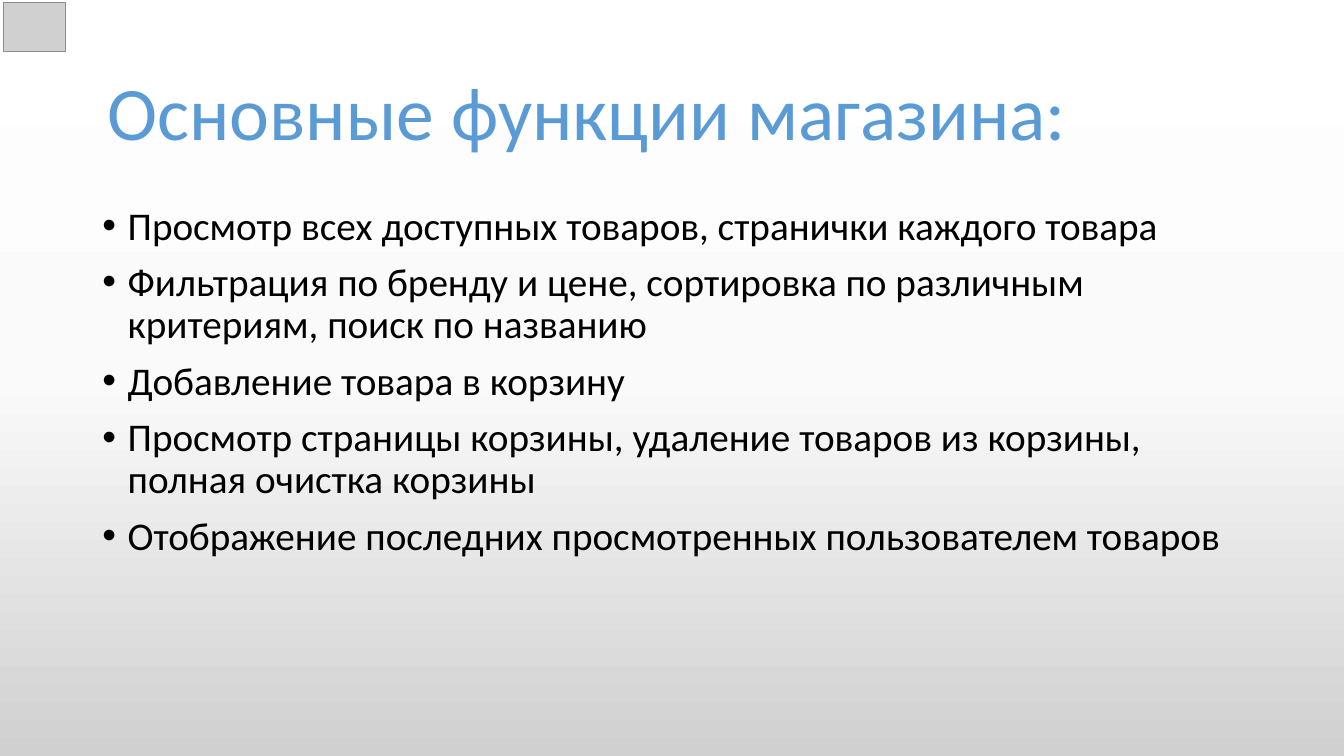
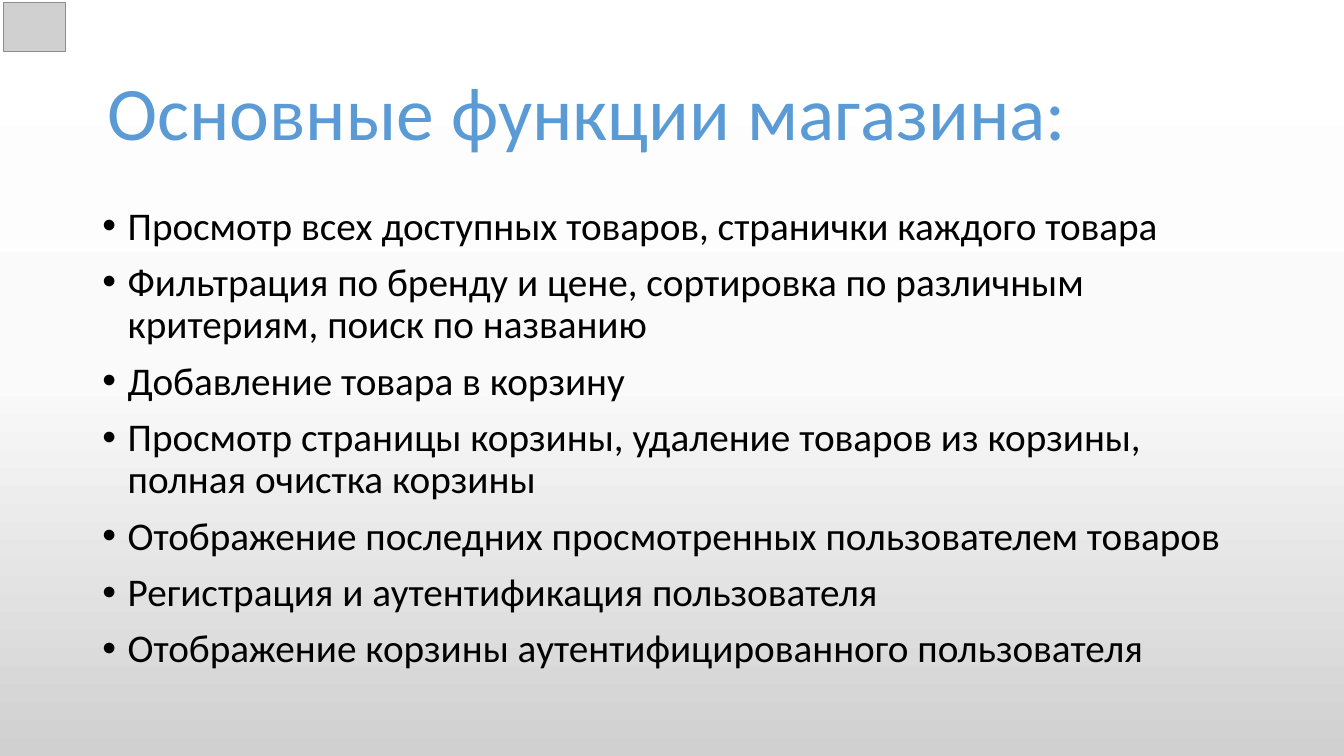
Before and after one commit to alexusievich/DemoProject, a slide deck: slide 5 of Project presentation.pptx. Drawn at 1344x756 pixels with LibreOffice and Linux fonts; fonts in the diff are those of the drawing; grey boxes stand for pictures. Boxes give left, top, right and bottom in pixels: in the first picture for what was removed or moved away, otherwise in the second. Text is boxed around its words. In the diff, an @@ line names an element or a change of style, - is before the commit and + after.

```diff
--- a/Project presentation.pptx
+++ b/Project presentation.pptx
@@ text at [128, 579, 1142, 669]: paragraphs added @@
+• Регистрация и аутентификация пользователя
+• Отображение корзины аутентифицированного пользователя
```
Also in this commit, not shown: 8 other slides changed, 3 slides added, 1 slide removed, 3 other files.
